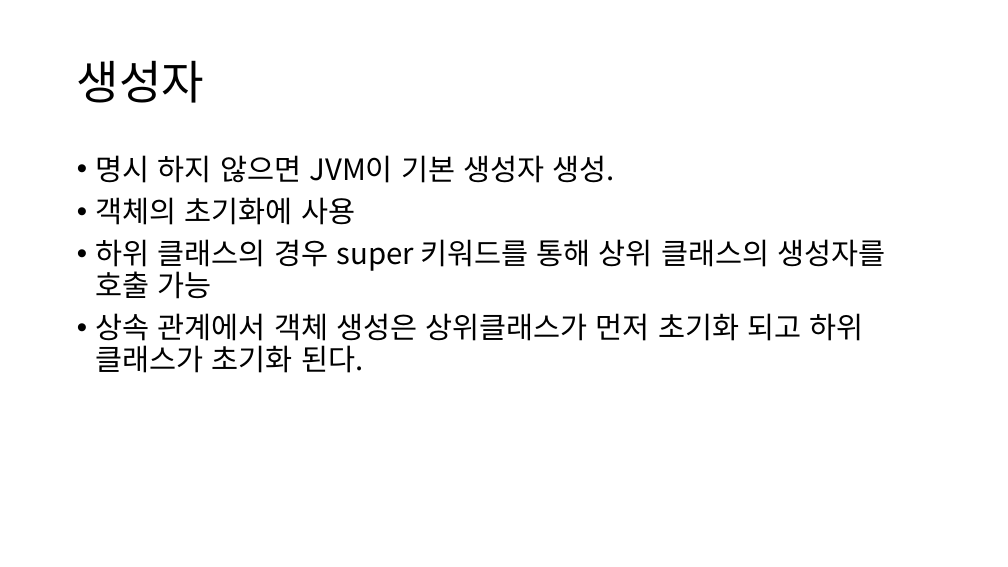
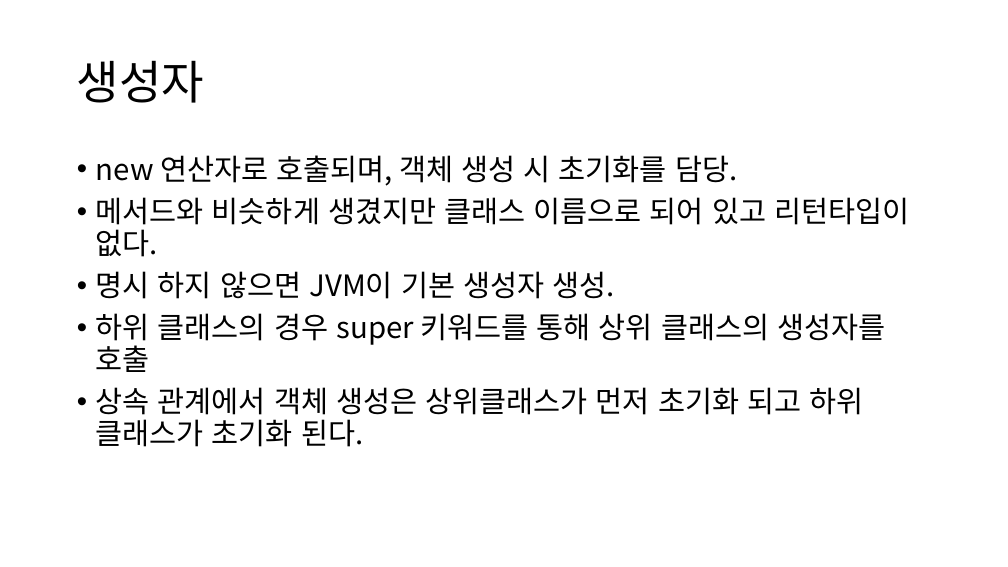
Before and after one commit to YonghoChoi/develop-note, a slide deck: slide 10 of ppt/객체지향 기본.pptx (slide 5 before the commit). Drawn at 1008x567 pixels with LibreOffice and Linux fonts; fonts in the diff are those of the drawing. Boxes give left, top, right and bottom in pixels: in the first picture for what was removed or moved away, otherwise in the second. Text is boxed around its words. In the diff, an @@ line names an element or a change of style, - is before the commit and + after.

Commit message:
자바 객체지향 발표 준비 자료 갱신

```diff
--- a/ppt/객체지향 기본.pptx
+++ b/ppt/객체지향 기본.pptx
@@ text at [96, 155, 909, 257]: paragraphs added @@
+• new 연산자로 호출되며, 객체 생성 시 초기화를 담당.
+• 메서드와 비슷하게 생겼지만 클래스 이름으로 되어 있고 리턴타입이 없다.
@@ text at [96, 313, 885, 372]: text changed @@
-• 객체의 초기화에 사용
-• 하위 클래스의 경우 super 키워드를 통해 상위 클래스의 생성자를 호출 가능
+• 하위 클래스의 경우 super 키워드를 통해 상위 클래스의 생성자를 호출
```
Also in this commit, not shown: 13 other slides changed, 27 slides added, 1 other file.
